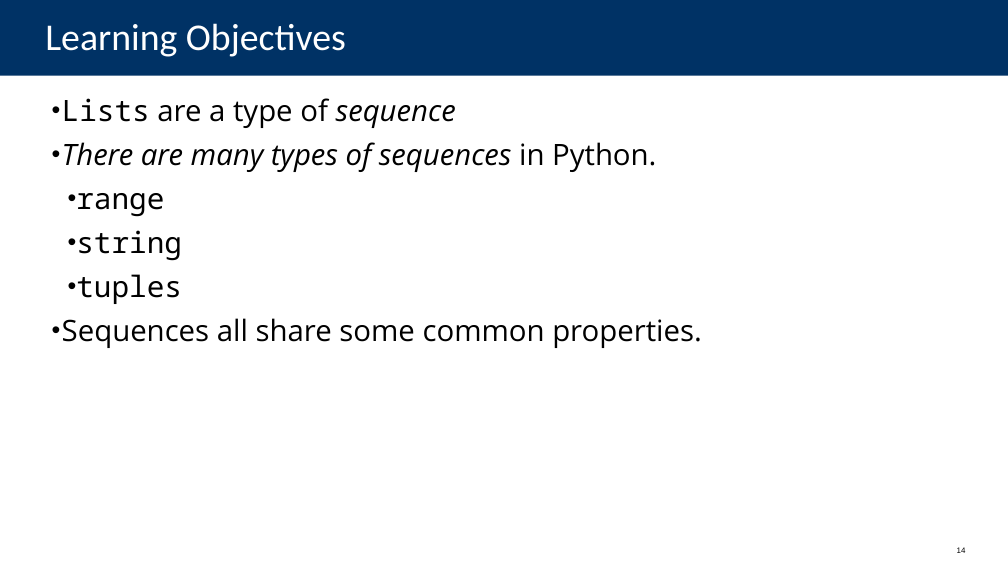
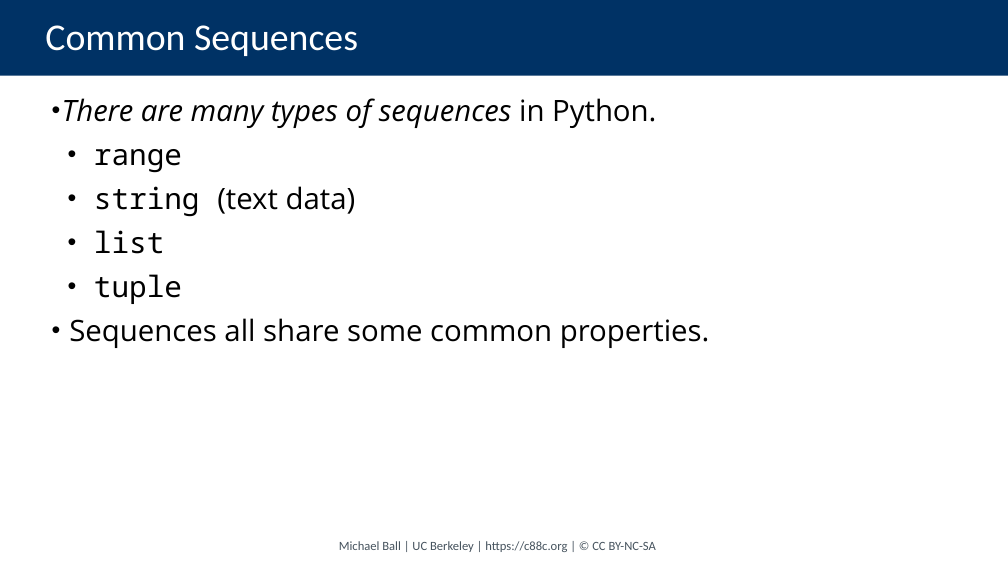
Before and after one commit to cs88-website/sp24, a slide deck: slide 27 of assets/slides/sp24/04-Sequences.pptx (slide 14 before the commit). Drawn at 1008x567 pixels with LibreOffice and Linux fonts; fonts in the diff are those of the drawing. Boxes give left, top, right and bottom in pixels: in the first picture for what was removed or moved away, otherwise in the second. Text is boxed around its words. In the diff, an @@ line names an element or a change of style, - is before the commit and + after.

```diff
--- a/assets/slides/sp24/04-Sequences.pptx
+++ b/assets/slides/sp24/04-Sequences.pptx
@@ title at [45, 25, 358, 56]: text changed @@
-Learning Objectives
+Common Sequences
@@ text at [62, 98, 456, 128]: paragraph removed @@
-• Lists are a type of sequence
@@ text at [94, 186, 356, 304]: text changed @@
-  • string
-  • tuples
+  • string (text data)
+  • list
+  • tuple
@@ text added at [339, 541, 656, 552], 12 pt, text #46535E @@
+Michael Ball | UC Berkeley | https://c88c.org | © CC BY-NC-SA
@@ page number removed at [957, 547, 966, 553] @@
-14
```
Also in this commit, not shown: 17 other slides changed, 17 slides added, 2 slides removed, 41 other files.
